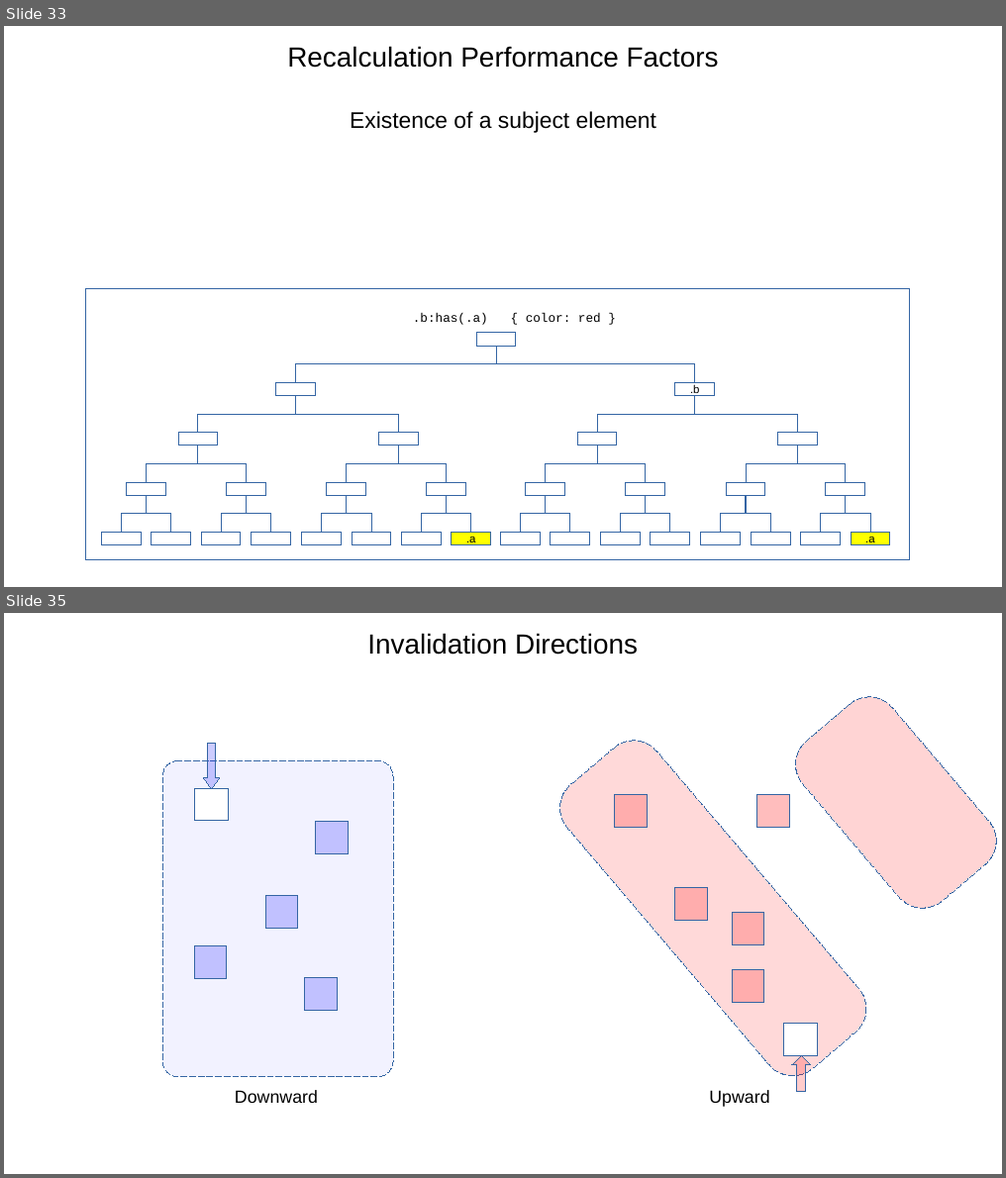
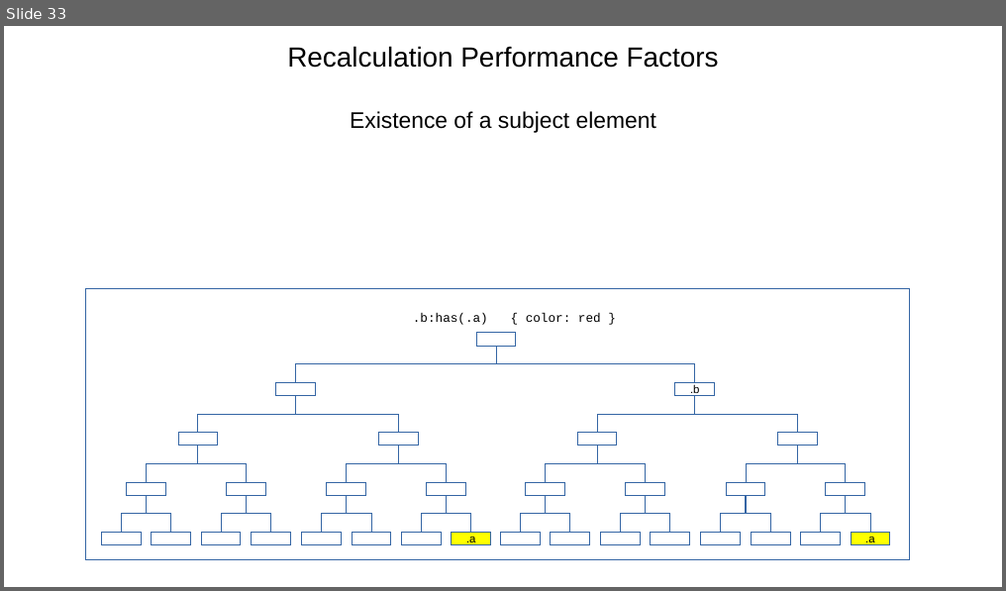
Before and after one commit to Igalia/explainers, a slide deck: css/has/images/has_invalidation.odp. Shown one above the other, each under a label of ours: slides 33 and 35 before the commit, slide 33 after it; the slides between them are not shown. The pictures are 1006x1178 and 1006x591 pixels, drawn with LibreOffice and Linux fonts; fonts in the diff are those of the drawing. Boxes give left, top, right and bottom in pixels: in the first picture for what was removed or moved away, otherwise in the second. Text is boxed around its words. In the diff, an @@ line names an element or a change of style, - is before the commit and + after.

```diff
--- a/css/has/images/has_invalidation.odp
+++ b/css/has/images/has_invalidation.odp
@@ slide 35 removed at (x1=4, y1=613, x2=1002, y2=1174), background #FFFFFF @@
@@ text removed at (x1=367, y1=633, x2=638, y2=655) @@
-Invalidation Directions
@@ rounded rectangle removed at (x1=783, y1=684, x2=1002, y2=921) @@
@@ rounded rectangle removed at (x1=548, y1=728, x2=879, y2=1088) @@
@@ freeform shape removed at (x1=162, y1=761, x2=393, y2=1077) @@
@@ down arrow removed at (x1=203, y1=744, x2=220, y2=788) @@
@@ rectangle removed at (x1=195, y1=788, x2=229, y2=821) @@
@@ rectangle removed at (x1=615, y1=795, x2=647, y2=828) @@
@@ rectangle removed at (x1=757, y1=795, x2=790, y2=828) @@
@@ rectangle removed at (x1=316, y1=821, x2=349, y2=854) @@
@@ rectangle removed at (x1=265, y1=896, x2=298, y2=929) @@
@@ rectangle removed at (x1=675, y1=887, x2=708, y2=920) @@
@@ rectangle removed at (x1=732, y1=913, x2=764, y2=946) @@
@@ rectangle removed at (x1=194, y1=947, x2=227, y2=979) @@
@@ rectangle removed at (x1=305, y1=978, x2=338, y2=1011) @@
@@ rectangle removed at (x1=732, y1=969, x2=764, y2=1002) @@
@@ rectangle removed at (x1=784, y1=1023, x2=818, y2=1056) @@
@@ down arrow removed at (x1=793, y1=1056, x2=811, y2=1092) @@
@@ text removed at (x1=235, y1=1090, x2=318, y2=1103) @@
-Downward
@@ text removed at (x1=709, y1=1090, x2=769, y2=1107) @@
-Upward
```
Also in this commit, not shown: 4 slides changed, 9 slides added, 10 other slides removed, 9 other files.
